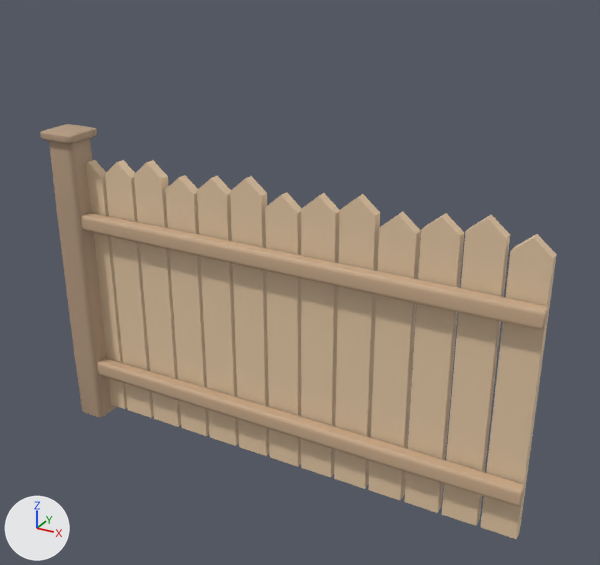
An edit to the glTF model assets/meshes/StruggleFence.glb, drawn before and after from the same camera.
Both versions are drawn from a camera (50 mm lens) standing at (8.8, -15.21, 12.87) and looking at (0.35, 0.15, 5.19). Lighting does not change. The marker at lower left points along +X, +Y and +Z. The older version comes first. Vertices at exactly the same position are counted once.

The scene before the commit, as lines of its bpy script (objects in view):
```python
me_boards = bpy.data.meshes.new('Boards')
me_boards.from_pydata(...)  # 156 vertices, 260 faces; spans x -5.95..5.95, y -0.08..0.18, z 0.25..7.54
me_boards.materials.append(mat_boards)  # beige #e3c7a5
me_post = bpy.data.meshes.new('Post')
me_post.from_pydata(...)  # 112 vertices, 216 faces; spans x -6.5..-5.5, y -0.65..0.35, z 0.0..8.1
me_post.materials.append(mat_post)  # beige #b79b81
me_rails = bpy.data.meshes.new('Rails')
me_rails.from_pydata(...)  # 112 vertices, 216 faces; spans x -6.0..6.0, y -0.48..-0.12, z 1.38..6.03
me_rails.materials.append(mat_rails)  # beige #caab8b
ob_boards = bpy.data.objects.new('Boards', me_boards)
ob_boards.location = (0.0, 0.0, 0.0)
ob_post = bpy.data.objects.new('Post', me_post)
ob_post.location = (0.0, 0.0, 0.0)
ob_rails = bpy.data.objects.new('Rails', me_rails)
ob_rails.location = (0.0, 0.0, 0.0)
```
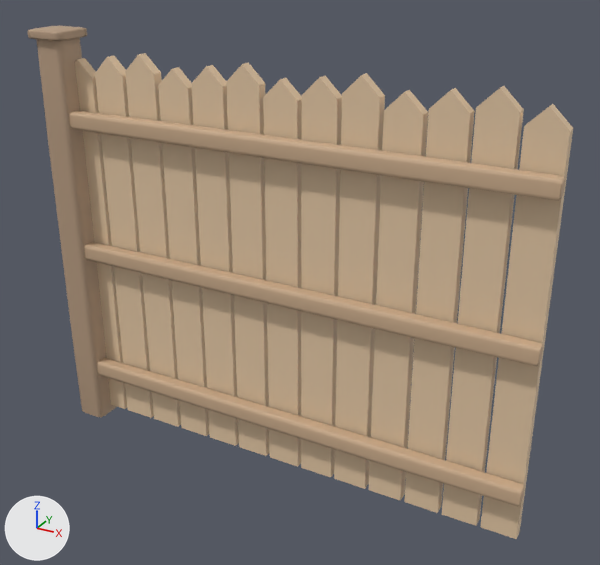
Where the change shows, as pixel boxes (x1, y1, x2, y2) in the pictures (600 x 565 px; the box of a moved part takes in the faces that stretch with it):
'Boards', reshaped (28% taller)
    before: (86, 160, 557, 539)
    after: (75, 53, 573, 539)
'Rails', reshaped (6% wider, 35% taller)
    before: (81, 213, 548, 506)
    after: (69, 111, 565, 506)
'Post', reshaped (17% wider, 33% taller)
    before: (40, 124, 117, 417)
    after: (27, 26, 117, 417)
part 1 of me_boards, moved or reshaped
    before: (96, 177, 547, 391)
    after: (91, 72, 570, 391)
part 2 of me_boards, moved or reshaped
    before: (102, 177, 556, 537)
    after: (92, 73, 573, 537)
part 3 of me_boards, moved or reshaped
    before: (86, 160, 557, 374)
    after: (75, 53, 573, 307)
part 4 of me_rails, added (beige)
    after: (69, 111, 565, 201)
part 5 of me_rails, moved or reshaped
    before: (81, 213, 548, 330)
    after: (84, 242, 543, 367)
part 6 of me_post, moved or reshaped
    before: (49, 138, 97, 269)
    after: (37, 38, 97, 269)
part 7 of me_post, moved or reshaped
    before: (40, 124, 97, 144)
    after: (27, 26, 87, 41)

Diff of the bpy script that builds the scene:
```diff
--- a/assets/meshes/StruggleFence.glb.py
+++ b/assets/meshes/StruggleFence.glb.py
@@ me_boards @@
 # used by ob_boards; location = (0.0, 0.0, 0.0)
-me_boards.from_pydata(...)  # 156 vertices, 260 faces; spans x -5.95..5.95, y -0.08..0.18, z 0.25..7.54
+me_boards.from_pydata(...)  # 156 vertices, 260 faces; spans x -5.95..5.95, y -0.08..0.18, z 0.25..10.04
+# me_boards part 1: all 26 vertices in x -5.54..5.54, y -0.08..0.18, z 4.34..4.48 are moved by (0.0, 0.0, 1.48)
+# me_boards part 2: all 52 vertices in x -5.95..5.95, y -0.08..0.18, z 6.95..7.19 are moved by (0.0, 0.0, 2.45)
+# me_boards part 3: all 26 vertices in x -5.54..5.54, y -0.08..0.18, z 7.3..7.54 are moved by (0.0, 0.0, 2.5)
 me_boards.materials.append(mat_boards)
@@ me_rails @@
 # used by ob_rails; location = (0.0, 0.0, 0.0)
-me_rails.from_pydata(...)  # 112 vertices, 216 faces; spans x -6.0..6.0, y -0.48..-0.12, z 1.38..6.03
+me_rails.from_pydata(...)  # 168 vertices, 324 faces; spans x -6.0..6.0, y -0.48..-0.12, z 1.38..8.62
+# me_rails part 4: the loose piece of 56 vertices spanning x -6.0..6.0, y -0.48..-0.12, z 5.57..6.03 is copied, and the copy is moved by (0.0, 0.0, 2.6); it spans x -6.0..6.0, y -0.48..-0.12, z 8.18..8.62
+# me_rails part 5
+# 48 vertices in x -6.0..6.0, y -0.48..-0.12, z 5.6..6.0 move by (0.0, 0.0, -0.8)
+# 4 vertices in x -3.1..3.1, y -0.39..-0.21, z 5.57 move by (0.0, 0.0, -0.79)
+# 4 vertices in x -3.1..3.1, y -0.39..-0.21, z 6.03 move by (0.0, 0.0, -0.81)
 me_rails.materials.append(mat_rails)
@@ me_post @@
 # used by ob_post; location = (0.0, 0.0, 0.0)
-me_post.from_pydata(...)  # 112 vertices, 216 faces; spans x -6.5..-5.5, y -0.65..0.35, z 0.0..8.1
+me_post.from_pydata(...)  # 112 vertices, 216 faces; spans x -6.5..-5.5, y -0.65..0.35, z 0.0..10.51
+# me_post part 6: the loose piece of 56 vertices spanning x -6.4..-5.6, y -0.55..0.25, z 0.0..7.9 is multiplied about its middle by the matrix ((1.0, 0.0, 0.0), (0.0, 1.0, 0.0), (0.0, 0.0, 1.306)), then moved by (0.0, 0.0, 1.2)
+# me_post part 7: the loose piece of 56 vertices spanning x -6.5..-5.5, y -0.65..0.35, z 7.86..8.1 is moved by (0.0, 0.0, 2.4)
 me_post.materials.append(mat_post)
```
